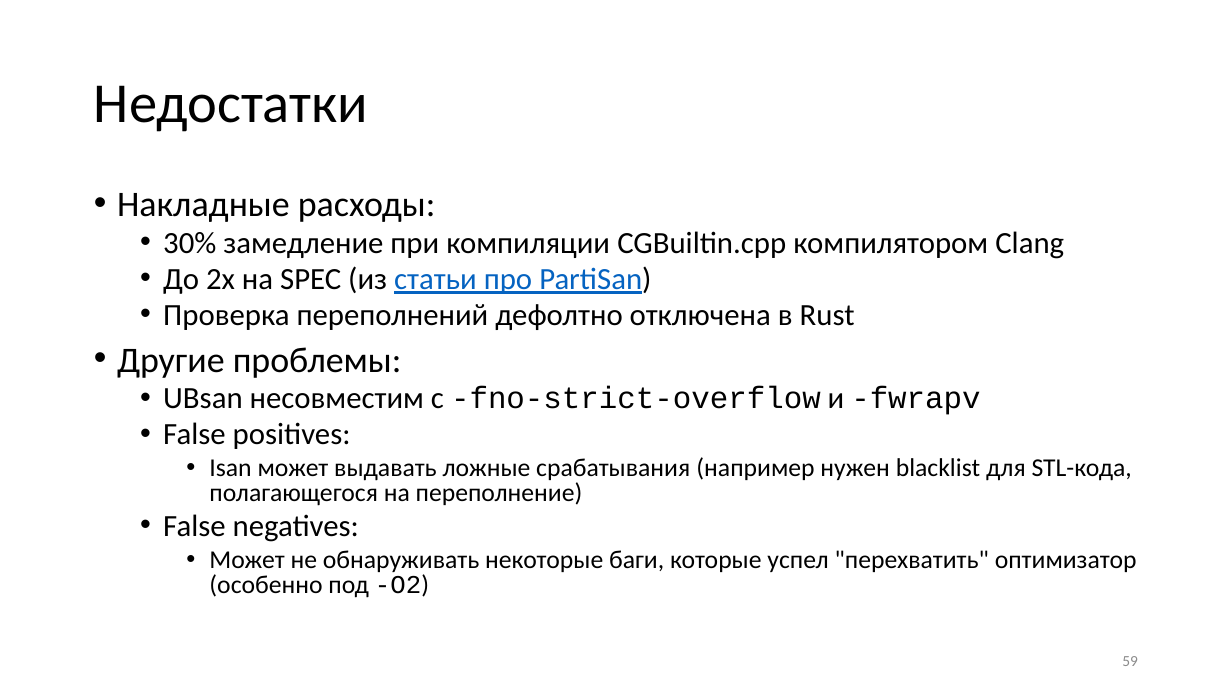
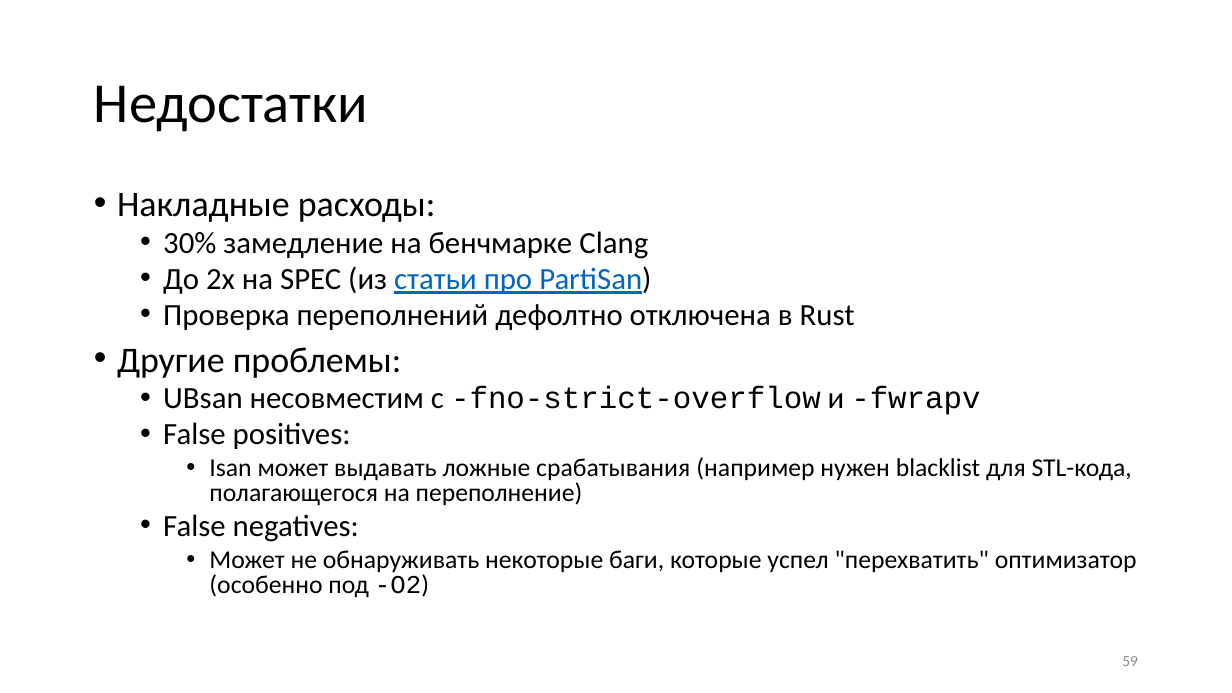
Before and after one commit to yugr/slides, a slide deck: slide 59 of CppZeroCost/2025/RU.pptx. Drawn at 1232x693 pixels with LibreOffice and Linux fonts; fonts in the diff are those of the drawing. Boxes give left, top, right and bottom in pixels: in the first picture for what was removed or moved away, otherwise in the second. Text is boxed around its words. In the diff, an @@ line names an element or a change of style, - is before the commit and + after.

```diff
--- a/CppZeroCost/2025/RU.pptx
+++ b/CppZeroCost/2025/RU.pptx
@@ text at box(163, 231, 648, 259): text changed @@
-  • 30% замедление при компиляции CGBuiltin.cpp компилятором Clang
+  • 30% замедление на бенчмарке Clang
```
Also in this commit, not shown: 14 other slides changed, 2 other files.
